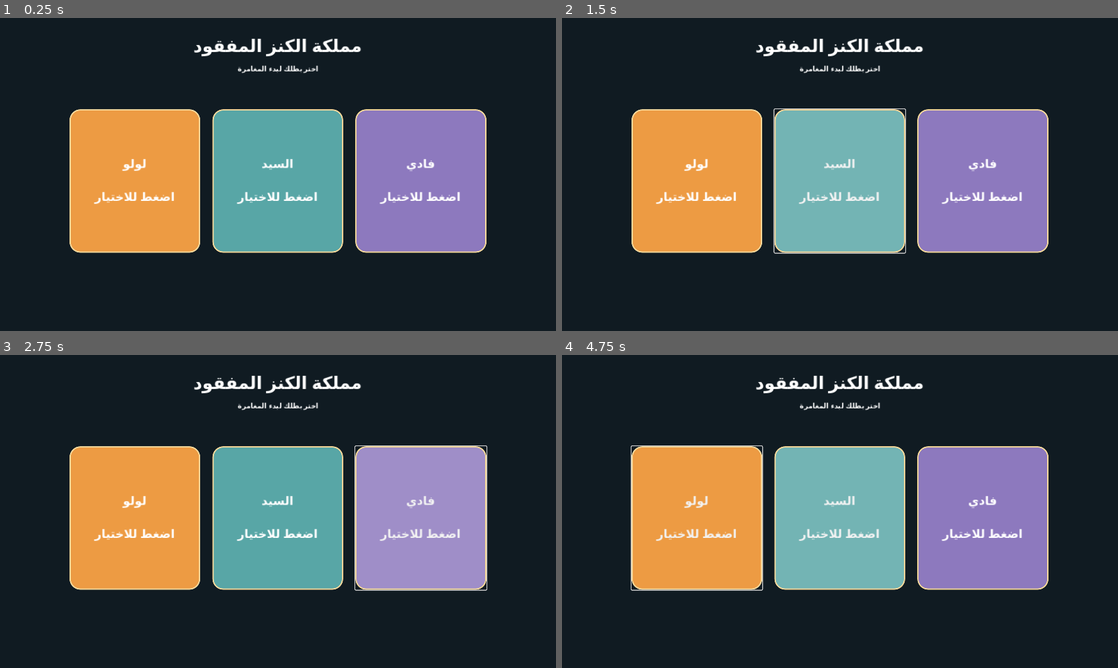
Above: before the commit, frames 1-4 (two rows, left to right).
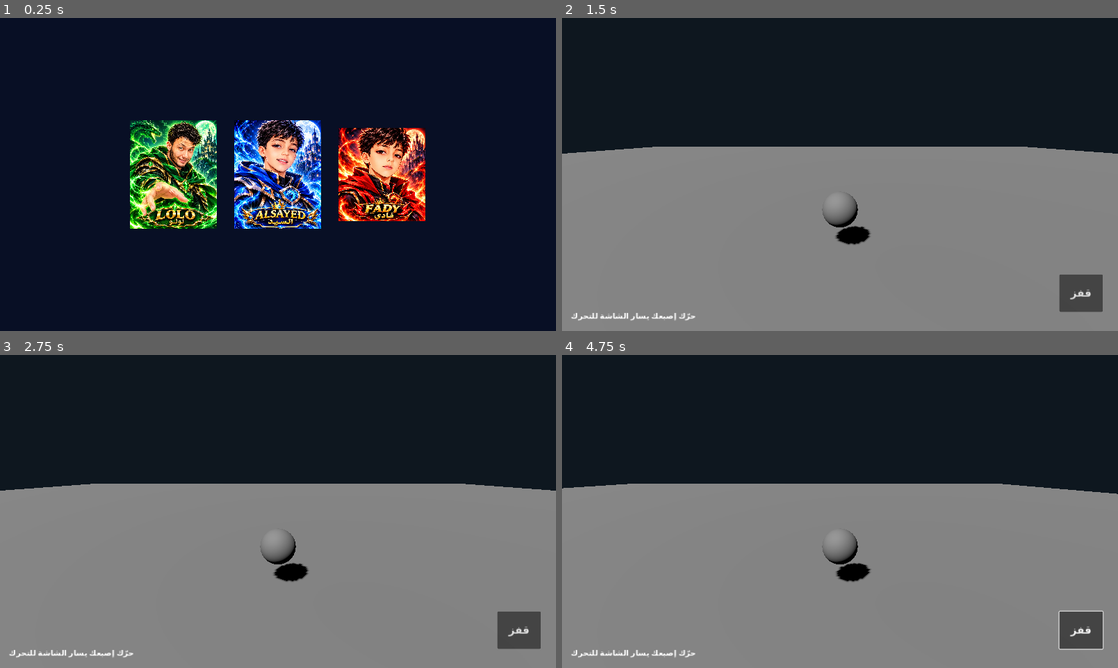
Above: after the commit, the same moments.

Repository: lolofadywaleed-hash/LostTreasureKingdom-Final
Game: Godot game, scene res://scenes/character_select.tscn
Same seed, same stepped clock (60 frames per second), same inputs: the game is played once before the commit and once after it.
Inputs (mouse positions are in pixels of both pictures, inside the frame that each line leads up to):
- Up to frame 1 (0.25 s): no input
- Up to frame 2 (1.5 s): click (695, 180) at 0.5 s, where only the run before the commit has a clickable "لولو اضغط للاختيار"; click (840, 180) at 1.25 s, where only the run before the commit has a clickable "السيد اضغط للاختيار"
- Up to frame 3 (2.75 s): click (422, 517) at 2 s, where only the run before the commit has a clickable "فادي اضغط للاختيار"
- Up to frame 4 (4.75 s): click (1079, 630) at 2.75 s, where only the run after the commit has a clickable "قفز"; move the mouse to (962, 495) at 3.52 s; hold D (move_right) 3.53-4.25 s; click (962, 495) at 3.67 s; tap Space (jump) at 3.77 s; drag from (728, 527) to (812, 574) at 4.27 s

The runs differ from the first frame. In frame 1, 34% of the frame differs, in the area x 12-88%, y 6-76%; in frame 2, 68%; in frame 3, 68%, in the area x 0-100%, y 6-100%; in frame 4, 68%.
Error before the commit: Invalid assignment of property or key 'selected_hero' with value of type 'String' on a base object of type 'null instance'. (res://scripts/character_select.gd:…

Commit message:
Add hero portraits and character selection UI
Co-authored-by: Manus <dev-agent@manus.ai>

Diff:
--- a/scenes/character_select.tscn
+++ b/scenes/character_select.tscn
@@ -1,6 +1,6 @@
-[gd_scene load_steps=2 format=3]
+[gd_scene load_steps=2 format=3 uid="uid://char_select_scene_uid"]
 
-[ext_resource type="Script" path="res://scripts/character_select.gd" id="1"]
+[ext_resource type="Script" path="res://scripts/character_select.gd" id="1_script"]
 
 [node name="CharacterSelect" type="Control"]
 layout_mode = 3
@@ -9,4 +9,29 @@
 anchor_bottom = 1.0
 grow_horizontal = 2
 grow_vertical = 2
-script = ExtResource("1")
+script = ExtResource("1_script")
+
+[node name="Background" type="ColorRect" parent="."]
+layout_mode = 1
+anchors_preset = 15
+anchor_right = 1.0
+anchor_bottom = 1.0
+grow_horizontal = 2
+grow_vertical = 2
+color = Color(0.0313726, 0.0588235, 0.145098, 1)
+
+[node name="HBoxContainer" type="HBoxContainer" parent="."]
+layout_mode = 1
+anchors_preset = 8
+anchor_left = 0.5
+anchor_top = 0.5
+anchor_right = 0.5
+anchor_bottom = 0.5
+offset_left = -350.0
+offset_top = -150.0
+offset_right = 350.0
+offset_bottom = 150.0
+grow_horizontal = 2
+grow_vertical = 2
+theme_override_constants/separation = 40
+alignment = 1
--- a/scenes/main.tscn
+++ b/scenes/main.tscn
@@ -1,7 +1,8 @@
-[gd_scene load_steps=7 format=3]
+[gd_scene load_steps=8 format=3]
 
 [ext_resource type="Script" path="res://scripts/player.gd" id="1"]
 [ext_resource type="Script" path="res://scripts/mobile_hud.gd" id="2"]
+[ext_resource type="Script" path="res://scripts/main.gd" id="3"]
 
 [sub_resource type="PlaneMesh" id="FloorMesh"]
 size = Vector2(80, 80)
@@ -15,6 +16,7 @@
 height = 1.8
 
 [node name="Main" type="Node3D"]
+script = ExtResource("3")
 
 [node name="DirectionalLight3D" type="DirectionalLight3D" parent="."]
 rotation = Vector3(-0.9, -0.6, 0)
--- a/scripts/character_select.gd
+++ b/scripts/character_select.gd
@@ -1,62 +1,37 @@
 extends Control
 
-const HEROES := ["لولو", "السيد", "فادي"]
-const COLORS := [Color("#ed9b43"), Color("#58a6a6"), Color("#8d79be")]
+func _ready() -> void:
+	var container = $HBoxContainer
+	if not container:
+		return
 
-func _ready() -> void:
-	_build_ui()
+	var characters = [
+		{"name": "Lolo", "path": "res://assets/characters/lolo.png"},
+		{"name": "AlSayed", "path": "res://assets/characters/alsayed.png"},
+		{"name": "Fady", "path": "res://assets/characters/fady.png"}
+	]
 
-func _build_ui() -> void:
-	var bg := ColorRect.new()
-	bg.color = Color("#101b22")
-	bg.set_anchors_and_offsets_preset(Control.PRESET_FULL_RECT)
-	add_child(bg)
-	var title := Label.new()
-	title.text = "مملكة الكنز المفقود"
-	title.horizontal_alignment = HORIZONTAL_ALIGNMENT_CENTER
-	title.add_theme_font_size_override("font_size", 40)
-	title.set_anchors_preset(Control.PRESET_TOP_WIDE)
-	title.offset_top = 35
-	title.offset_bottom = 100
-	add_child(title)
-	var hint := Label.new()
-	hint.text = "اختر بطلك لبدء المغامرة"
-	hint.horizontal_alignment = HORIZONTAL_ALIGNMENT_CENTER
-	hint.set_anchors_preset(Control.PRESET_TOP_WIDE)
-	hint.offset_top = 105
-	hint.offset_bottom = 150
-	add_child(hint)
-	var row := HBoxContainer.new()
-	row.set_anchors_preset(Control.PRESET_CENTER)
-	row.position = Vector2(-480, -150)
-	row.size = Vector2(960, 330)
-	row.add_theme_constant_override("separation", 28)
-	add_child(row)
-	for i in HEROES.size():
-		var card := Button.new()
-		card.custom_minimum_size = Vector2(290, 310)
-		card.size_flags_horizontal = Control.SIZE_EXPAND_FILL
-		card.text = HEROES[i] + "\n\nاضغط للاختيار"
-		card.add_theme_font_size_override("font_size", 27)
-		card.add_theme_color_override("font_color", Color.WHITE)
-		var style := StyleBoxFlat.new()
-		style.bg_color = COLORS[i]
-		style.corner_radius_top_left = 24
-		style.corner_radius_top_right = 24
-		style.corner_radius_bottom_left = 24
-		style.corner_radius_bottom_right = 24
-		style.border_width_left = 3
-		style.border_width_right = 3
-		style.border_width_top = 3
-		style.border_width_bottom = 3
-		style.border_color = Color("#f6d99b")
-		card.add_theme_stylebox_override("normal", style)
-		var hover := style.duplicate()
-		hover.bg_color = COLORS[i].lightened(0.16)
-		card.add_theme_stylebox_override("hover", hover)
-		card.pressed.connect(_on_hero_selected.bind(HEROES[i]))
-		row.add_child(card)
+	for char_data in characters:
+		var btn = TextureButton.new()
+		btn.name = "Btn_" + char_data["name"]
 
-func _on_hero_selected(hero: String) -> void:
-	get_node("/root/GameState").selected_hero = hero
-	get_tree().change_scene_to_file("res://scenes/main.tscn")
+		var texture = load(char_data["path"])
+		if texture:
+			btn.texture_normal = texture
+
+		btn.ignore_texture_size = true
+		btn.custom_minimum_size = Vector2(200, 300)
+		btn.stretch_mode = TextureButton.STRETCH_KEEP_ASPECT_CENTERED
+
+		btn.pressed.connect(_on_character_pressed.bind(char_data["name"]))
+		container.add_child(btn)
+
+func _on_character_pressed(char_name: String) -> void:
+	var main_scene = load("res://scenes/main.tscn")
+	if main_scene:
+		var instance = main_scene.instantiate()
+		if "selected_character" in instance:
+			instance.selected_character = char_name
+		get_tree().root.add_child(instance)
+		get_tree().current_scene.queue_free()
+		get_tree().current_scene = instance
--- /dev/null
+++ b/scripts/main.gd
@@ -0,0 +1,3 @@
+extends Node3D
+
+var selected_character: String = ""
--- /dev/null
+++ b/tests/character_select_test.gd
@@ -0,0 +1,22 @@
+extends SceneTree
+
+func _initialize() -> void:
+	call_deferred("_run")
+
+func _run() -> void:
+	var select_scene: PackedScene = load("res://scenes/character_select.tscn")
+	assert(select_scene != null)
+	var select: Control = select_scene.instantiate()
+	root.add_child(select)
+	current_scene = select
+	await process_frame
+	for button_name in ["Btn_Lolo", "Btn_AlSayed", "Btn_Fady"]:
+		var button := select.get_node_or_null("HBoxContainer/" + button_name) as TextureButton
+		assert(button != null, "Missing button " + button_name)
+		assert(button.texture_normal != null, "Missing image texture for " + button_name)
+	select.get_node("HBoxContainer/Btn_Lolo").pressed.emit()
+	await process_frame
+	assert(current_scene != null)
+	assert(current_scene.selected_character == "Lolo", "Selected character should reach main scene")
+	print("Character selection test passed")
+	quit()
Binary file added: assets/characters/alsayed.png
Not shown, added: assets/characters/alsayed.png.import
Binary file added: assets/characters/fady.png
Not shown, added: assets/characters/fady.png.import
Binary file added: assets/characters/lolo.png
Not shown, added: assets/characters/lolo.png.import
Not shown, added: scripts/main.gd.uid
Not shown, added: tests/character_select_test.gd.uid
